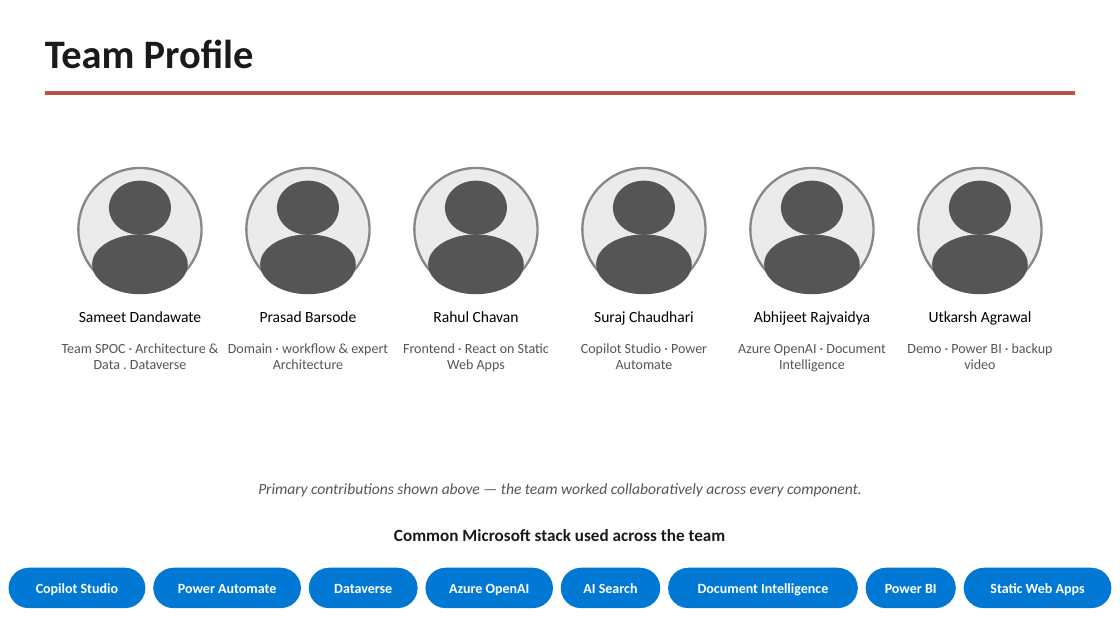
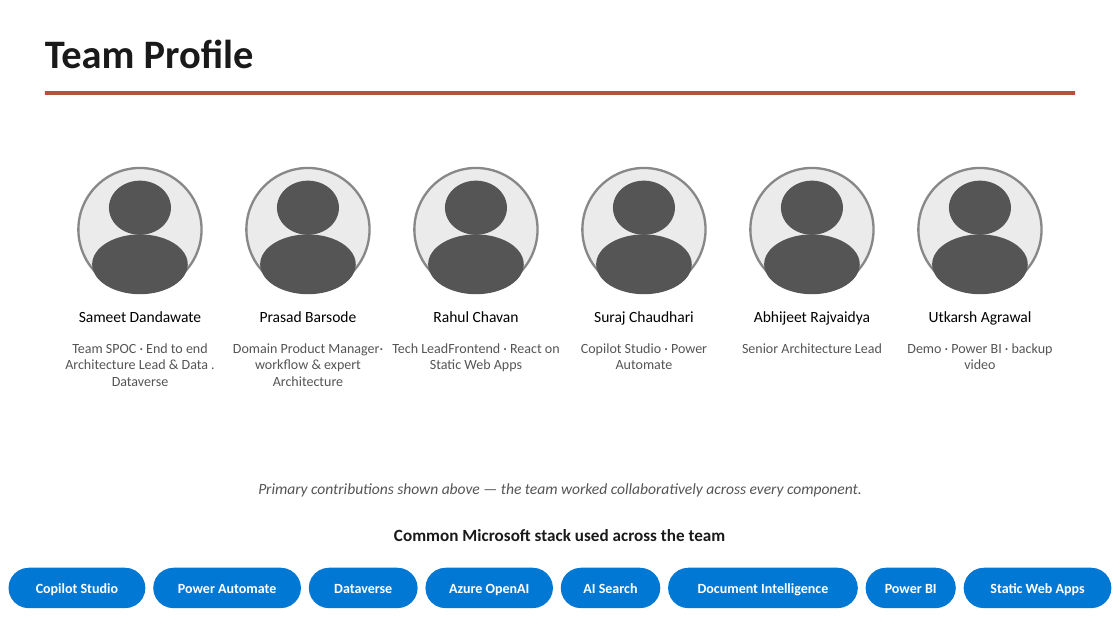
Before and after one commit to Sameet1308/Hack2future, a slide deck: slide 5 of docs/hackathon_blueprint_filled.pptx. Drawn at 1120x630 pixels with LibreOffice and Linux fonts; fonts in the diff are those of the drawing. Boxes give left, top, right and bottom in pixels: in the first picture for what was removed or moved away, otherwise in the second. Text is boxed around its words. In the diff, an @@ line names an element or a change of style, - is before the commit and + after.

```diff
--- a/docs/hackathon_blueprint_filled.pptx
+++ b/docs/hackathon_blueprint_filled.pptx
@@ text at box(65, 343, 208, 386): text changed @@
-Team SPOC · Architecture & Data . Dataverse
+Team SPOC · End to end Architecture Lead & Data . Dataverse
@@ text at box(233, 343, 383, 386): text changed @@
-Domain · workflow & expert
-Architecture
+Domain Product Manager· workflow & expert
+Architecture
@@ text at box(392, 343, 560, 371): text changed @@
-Frontend · React on Static Web Apps
+Tech LeadFrontend · React on Static Web Apps
@@ text at box(742, 343, 882, 353): text changed @@
-Azure OpenAI · Document Intelligence
+Senior Architecture Lead
```
